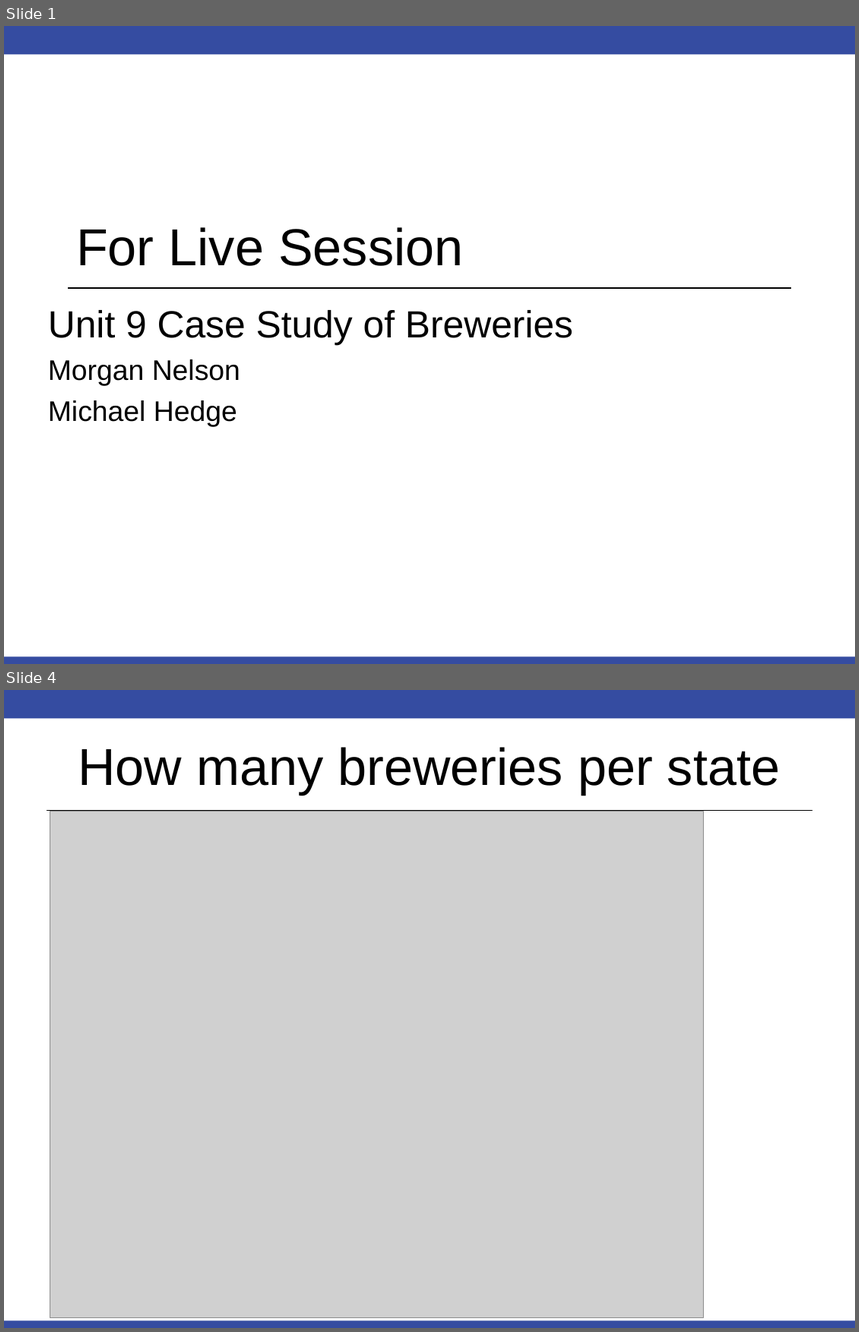
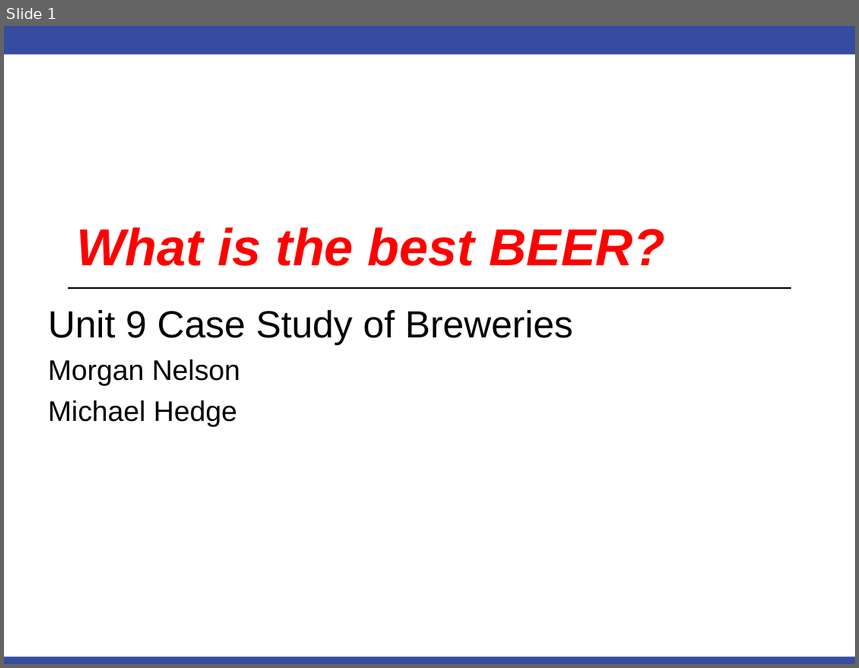
Before and after one commit to mbhedge/Unit_8_Preso, a slide deck: Unit 9 Case Study_Nelson_Hedge.pptx. Shown one above the other, each under a label of ours: slides 1 and 4 before the commit, slide 1 after it; the slides between them are not shown. The pictures are 859x1332 and 859x668 pixels, drawn with LibreOffice and Linux fonts; fonts in the diff are those of the drawing; grey boxes stand for pictures; background and template pictures are left out. Boxes give left, top, right and bottom in pixels: in the first picture for what was removed or moved away, otherwise in the second. Text is boxed around its words. In the diff, an @@ line names an element or a change of style, - is before the commit and + after.

```diff
--- a/Unit 9 Case Study_Nelson_Hedge.pptx
+++ b/Unit 9 Case Study_Nelson_Hedge.pptx
@@ slide 4 removed at [4,690,855,1328], background #FFFFFF; not listed: 2 template elements that a slide beside it also shows @@
@@ title removed at [78,747,780,794] @@
-How many breweries per state
@@ line removed from (47, 811) to (813, 811) @@
@@ picture removed at [50,812,704,1319] @@
@@ slide 1 changed as well @@
@@ title at [76,227,665,266]: text changed; text colour #000000 to #FF0000; bold on; italic on @@
-For Live Session
+What is the best BEER?
```
Also in this commit, not shown: 6 other slides changed, 4 slides added, 5 other slides removed.
